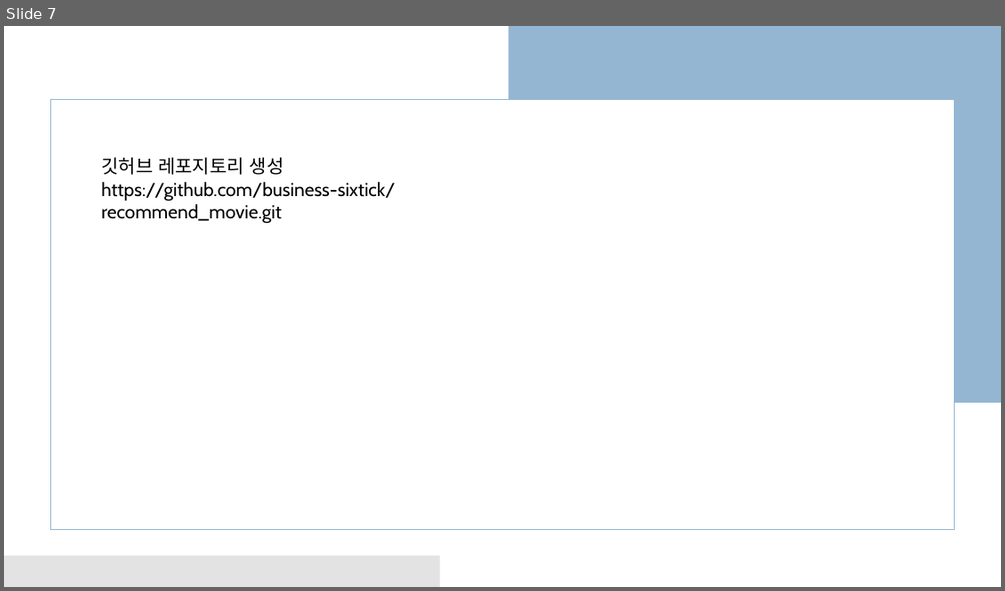
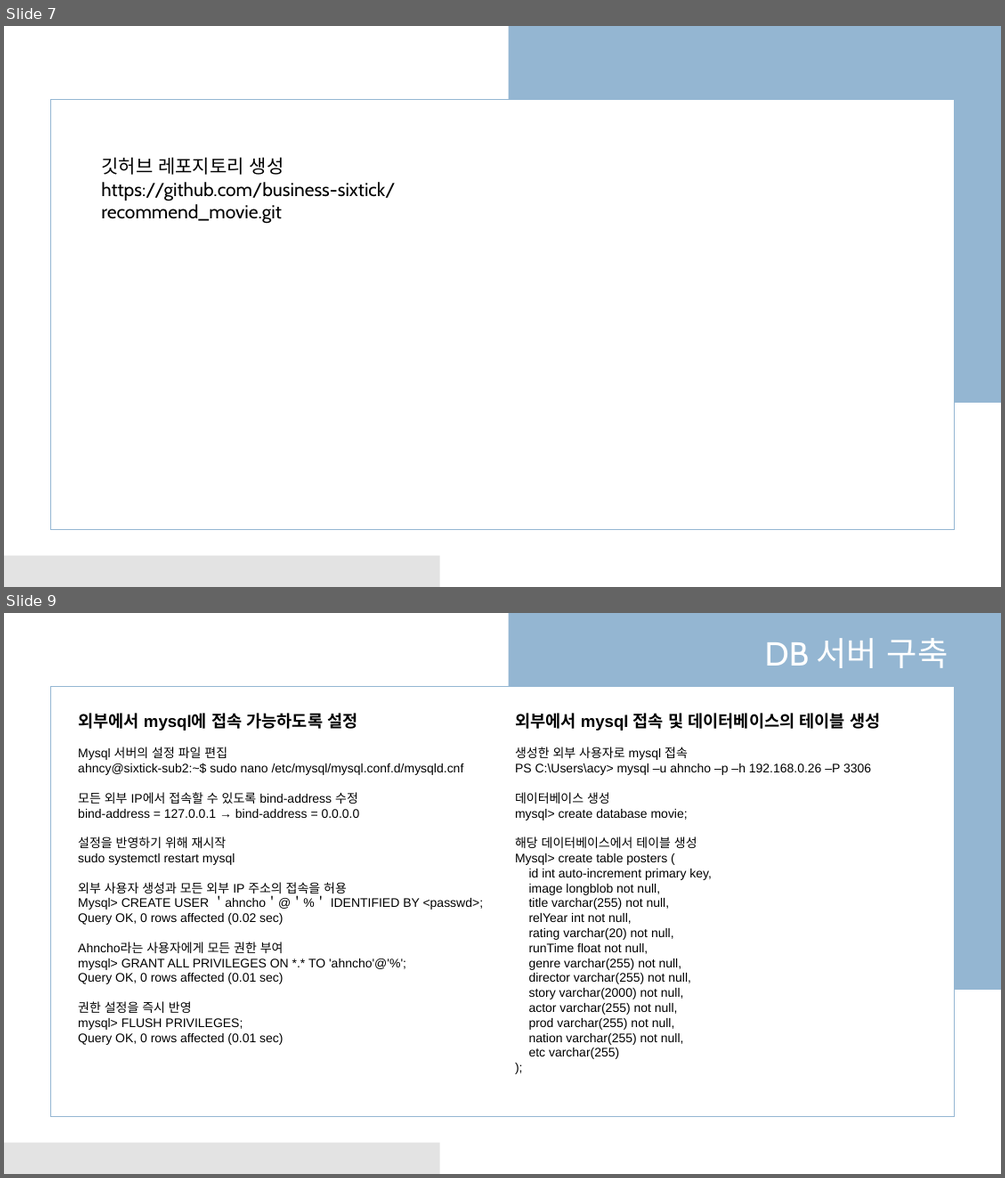
Before and after one commit to business-sixtick/recommend_movie, a slide deck: doc/세종교육_AI프로젝트.pptx. Shown one above the other, each under a label of ours: slide 7 before the commit, slides 7 and 9 after it; the slides between them are not shown. The pictures are 1005x591 and 1005x1178 pixels, drawn with LibreOffice and Linux fonts; fonts in the diff are those of the drawing. Boxes give left, top, right and bottom in pixels: in the first picture for what was removed or moved away, otherwise in the second. Text is boxed around its words. In the diff, an @@ line names an element or a change of style, - is before the commit and + after.

Commit message:
update ppt and modify query

```diff
--- a/doc/세종교육_AI프로젝트.pptx
+++ b/doc/세종교육_AI프로젝트.pptx
@@ slide 9 added at bbox=[4, 613, 1001, 1174], background #FFFFFF; not listed: 3 template elements that a slide beside it also shows @@
@@ text added at bbox=[765, 638, 948, 668], 32 pt, text #FFFFFF @@
+DB 서버 구축
@@ text added at bbox=[78, 713, 484, 1045], 12 pt, text #000000 @@
+외부에서 mysql에 접속 가능하도록 설정
+Mysql 서버의 설정 파일 편집
+ahncy@sixtick-sub2:~$ sudo nano /etc/mysql/mysql.conf.d/mysqld.cnf
+모든 외부 IP에서 접속할 수 있도록 bind-address 수정
+bind-address = 127.0.0.1 → bind-address = 0.0.0.0
+설정을 반영하기 위해 재시작
+sudo systemctl restart mysql
+외부 사용자 생성과 모든 외부 IP 주소의 접속을 허용
+Mysql> CREATE USER ＇ahncho＇@＇%＇ IDENTIFIED BY <passwd>;
+Query OK, 0 rows affected (0.02 sec)
+Ahncho라는 사용자에게 모든 권한 부여
+mysql> GRANT ALL PRIVILEGES ON *.* TO 'ahncho'@'%';
+Query OK, 0 rows affected (0.01 sec)
+권한 설정을 즉시 반영
+mysql> FLUSH PRIVILEGES;
+Query OK, 0 rows affected (0.01 sec)
@@ text added at bbox=[515, 713, 880, 1059], 12 pt, text #000000 @@
+외부에서 mysql 접속 및 데이터베이스의 테이블 생성
+생성한 외부 사용자로 mysql 접속
+PS C:\Users\acy> mysql –u ahncho –p –h 192.168.0.26 –P 3306
+데이터베이스 생성
+mysql> create database movie;
+해당 데이터베이스에서 테이블 생성
+Mysql> create table posters (
+id int auto-increment primary key,
+image longblob not null,
+title varchar(255) not null,
+relYear int not null,
+rating varchar(20) not null,
+runTime float not null,
+genre varchar(255) not null,
+director varchar(255) not null,
+story varchar(2000) not null,
+actor varchar(255) not null,
+prod varchar(255) not null,
+nation varchar(255) not null,
+etc varchar(255)
+);
```
Also in this commit, not shown: 1 slide changed, 2 other slides added, 1 other file.
